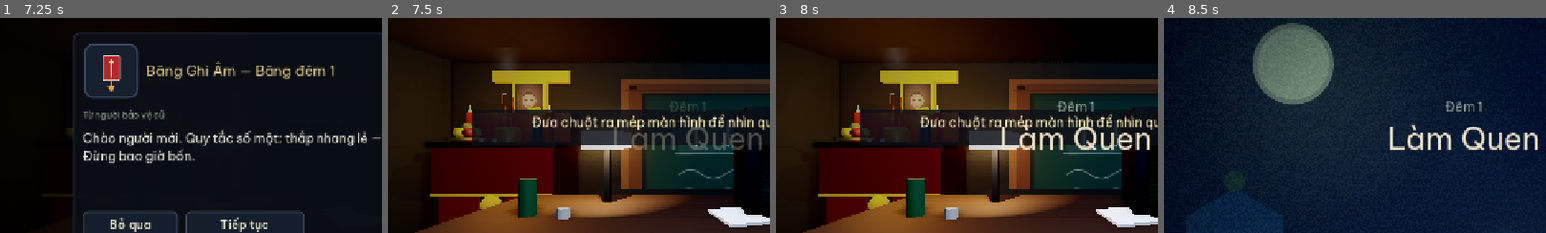
Above: before the commit, frames 1-4 (left to right).
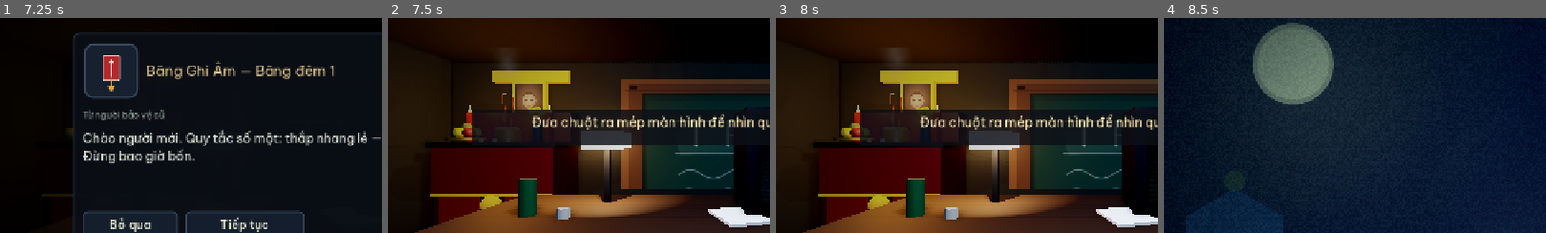
Above: after the commit, the same moments.

Repository: cthpAiden/nightwatch
Game: Godot game, scene res://scenes/Night.tscn
Two runs of this game, one before a commit and one after it. Both use one fixed random seed, a clock stepped at 60 frames per second and the inputs below. This scene is started directly instead of the project's main scene.
Inputs:
- Up to frame 1 (7.25 s): click "Đèn Trái · tắt" at 0.5 s; click "Cửa Trái · mở" at 1.25 s; click "Đèn Phải · tắt" at 2 s; click "Cửa Phải · mở" at 2.75 s; click "CAM" at 3.5 s; click "Thắp nhang" at 4.25 s; click "Thỉnh chuông" at 5 s; click "Đặt mâm cúng" at 5.75 s; click "Phím tắt (H để ẩn/hiện)" at 6.5 s
- Up to frame 2 (7.5 s): click "Bỏ qua" at 7.25 s
- Up to frame 3 (8 s): no input
- Up to frame 4 (8.5 s): click "CAM" at 8 s
The pictures show only the part of the screen within x 11-61%, y 22-72%; the shares and areas given below are measured in that part.

Frame 1 is identical in both runs. In frame 2, 1.4% of the frame differs, in the area x 59-98%, y 38-62%; in frame 3, 1.8%; in frame 4, 1.9%.

Commit message:
Audit-pass fixes: duck bus recovery, Night-1 title-card overlap, dead helper
Multi-agent audit of the session's changes surfaced 3 confirmed issues:
- duck() restored the Music/SFX bus to the LIVE (possibly already-ducked) level and
  never re-applied slider volumes on scene change, so an overlapping duck (a ma da lure
  rolling into a death) could ratchet a bus down and leave the game quiet into GameOver
  until a settings slider was touched. Now duck() targets the slider volume (not the
  live level) and kills any in-flight duck on that bus, and Router.change_scene()
  re-asserts Audio.apply_volumes() on every transition as a safety net.
- Night 1 showed the centred title card on top of the centred hands-on tutorial banner
  for ~3s. Skip the title card on Night 1 (the tutorial owns that night).
- Removed the now-unused _bg() helper in main_menu.gd (dead after the backdrop swap).

Verified: selftest 96/96; death+win flows pass; menu renders clean.

Co-Authored-By: Claude Opus 4.8 <noreply@anthropic.com>

Diff:
--- a/scripts/core/audio_manager.gd
+++ b/scripts/core/audio_manager.gd
@@ -36,6 +36,7 @@
 var _pool: Array[AudioStreamPlayer] = []
 var _loops: Dictionary = {}                    # name -> AudioStreamPlayer
 var _music_player: AudioStreamPlayer
+var _duck_tweens: Dictionary = {}              # bus name -> active duck Tween (overlap guard)
 
 func _ready() -> void:
 	_ensure_buses()
@@ -200,12 +201,20 @@
 		var idx := AudioServer.get_bus_index(bus)
 		if idx == -1 or AudioServer.is_bus_mute(idx):
 			continue
-		var base := AudioServer.get_bus_volume_db(idx)
+		# Restore TARGET is the slider volume, not the live (maybe already-ducked) level,
+		# and any in-flight duck on this bus is killed first — so overlapping ducks (e.g.
+		# a ma da lure rolling into a death) can't ratchet the bus down and never recover.
+		var setting: float = Settings.music_volume if bus == MUSIC_BUS else Settings.sfx_volume
+		var base := linear_to_db(setting)
 		var low := base - amount_db
+		var prev: Tween = _duck_tweens.get(bus)
+		if prev and prev.is_valid():
+			prev.kill()
 		var tw := create_tween()
 		tw.tween_method(func(v: float): AudioServer.set_bus_volume_db(idx, v), base, low, attack)
 		tw.tween_interval(hold)
 		tw.tween_method(func(v: float): AudioServer.set_bus_volume_db(idx, v), low, base, release)
+		_duck_tweens[bus] = tw
 
 func stop_all_loops() -> void:
 	for k in _loops:
--- a/scripts/core/scene_router.gd
+++ b/scripts/core/scene_router.gd
@@ -74,6 +74,10 @@
 	# quitting from the pause menu, etc.). Kill them on every transition. Music is left
 	# alone — each destination screen manages its own ambience.
 	Audio.stop_all_loops()
+	# Re-assert the slider bus levels: a duck() (death / ma da lure) may have been in
+	# flight, and an overlapping or interrupted duck can otherwise leave Music/SFX
+	# attenuated into the next screen until the player touches a settings slider.
+	Audio.apply_volumes()
 	await fade_out(fade_time)
 	var err := get_tree().change_scene_to_file(path)
 	if err != OK:
--- a/scripts/systems/night_controller.gd
+++ b/scripts/systems/night_controller.gd
@@ -337,7 +337,9 @@
 		if nhang:
 			acquire_item(nhang)
 	_apply_mods()
-	if not Game.is_custom and not OS.has_environment("NW_SKIP_TAPE"):
+	# Night 1 owns the screen centre with its hands-on tutorial banner, so skip the
+	# (also-centred) title card there — they'd otherwise stack for the card's ~3s.
+	if not Game.is_custom and not OS.has_environment("NW_SKIP_TAPE") and Game.current_night != 1:
 		_show_title_card()
 	# Night 1 runs a short, safe, hands-on lesson (no threats act until it's done);
 	# every other night (and headless tests) goes live immediately.
--- a/scripts/ui/main_menu.gd
+++ b/scripts/ui/main_menu.gd
@@ -75,11 +75,6 @@
 	Settings.apply({"language": code, "first_run": false})
 	get_tree().reload_current_scene()
 
-func _bg(path: String) -> TextureRect:
-	var t := UI.texture_rect(path, TextureRect.STRETCH_KEEP_ASPECT_COVERED)
-	UI.full(t)
-	return t
-
 func _add(vb: VBoxContainer, key: String, cb: Callable) -> Button:
 	var b := UI.button(key, 300, 46)
 	b.pressed.connect(func():
